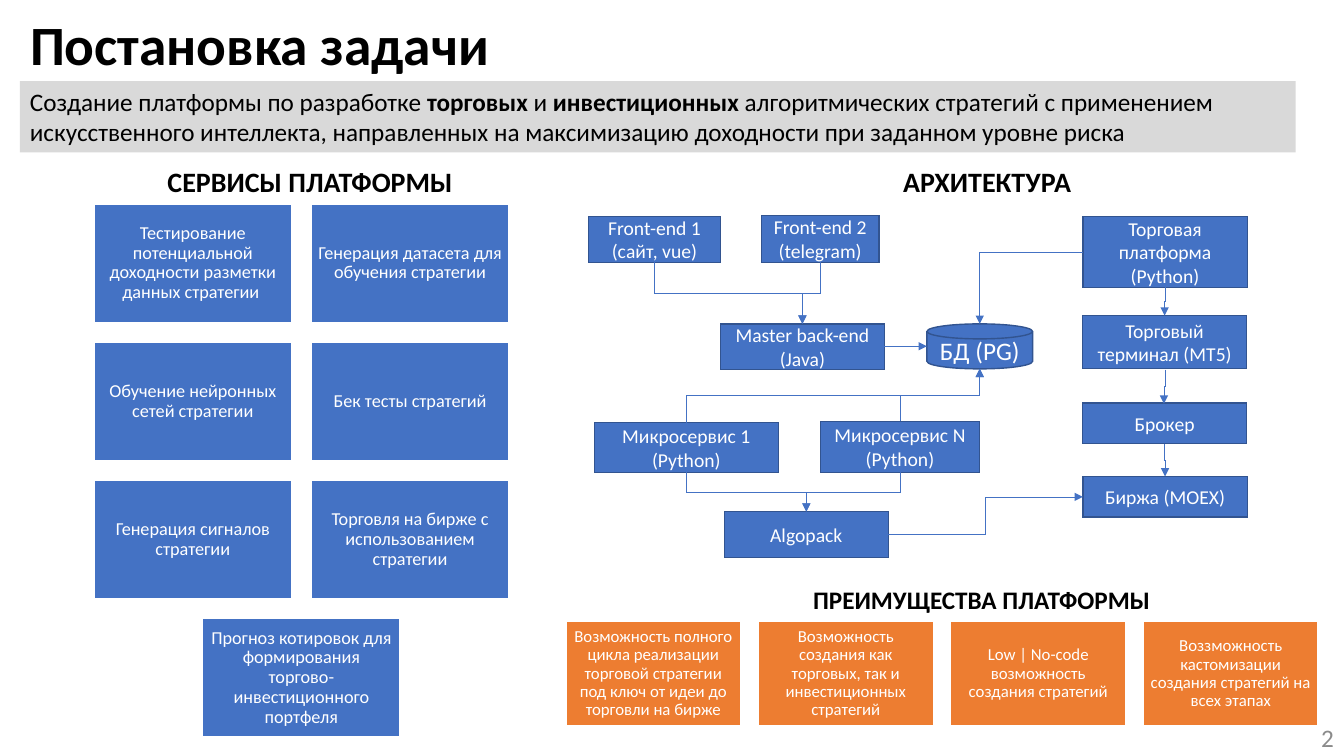
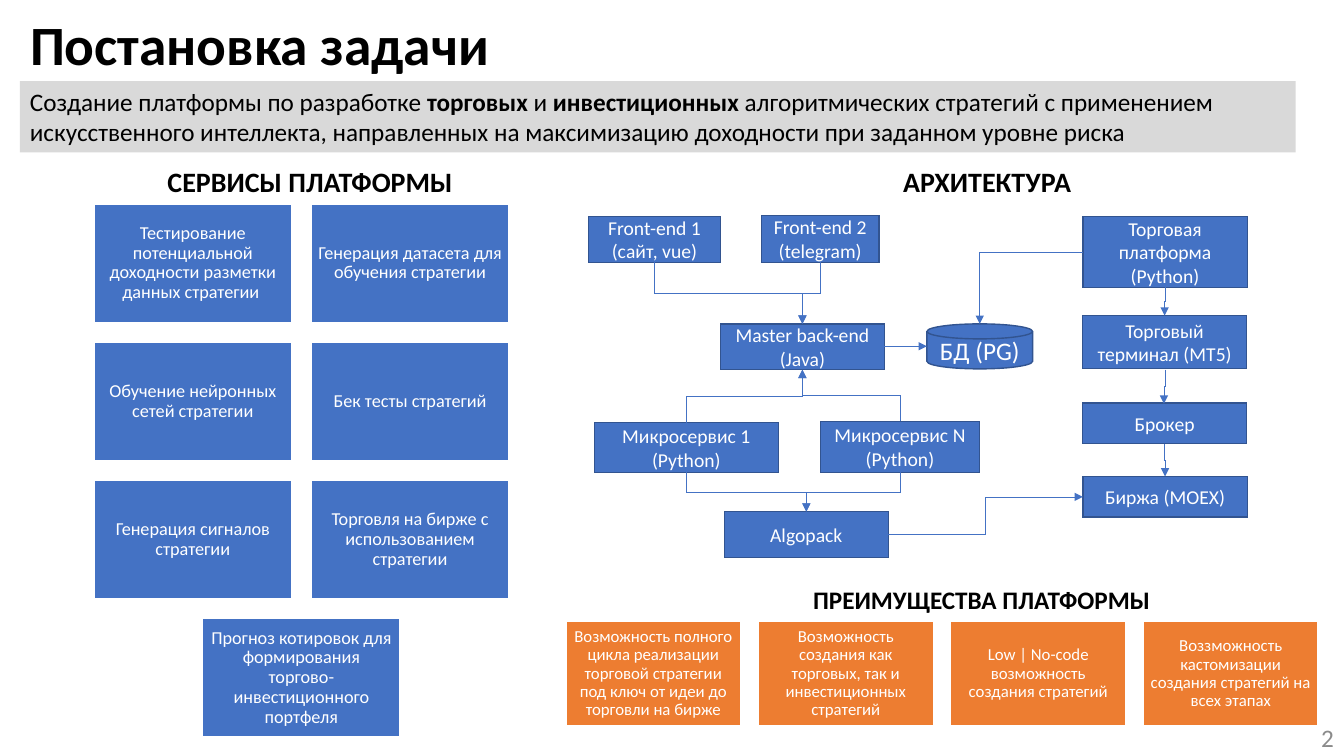
Before and after one commit to suenot/powerlife000-moex_hackaton, a slide deck: slide 2 of info/NullPointerExeption v1.pptx. Drawn at 1344x756 pixels with LibreOffice and Linux fonts; fonts in the diff are those of the drawing. Boxes give left, top, right and bottom in pixels: in the first picture for what was removed or moved away, otherwise in the second. Text is boxed around its words. In the diff, an @@ line names an element or a change of style, - is before the commit and + after.

```diff
--- a/info/NullPointerExeption v1.pptx
+++ b/info/NullPointerExeption v1.pptx
@@ elbow arrow moved from (687, 422) - (980, 369) to (687, 422) - (803, 370) @@
@@ elbow arrow moved from (900, 421) - (980, 369) to (900, 421) - (803, 370) @@
```
Also in this commit, not shown: 3 other slides changed, 13 other files.
